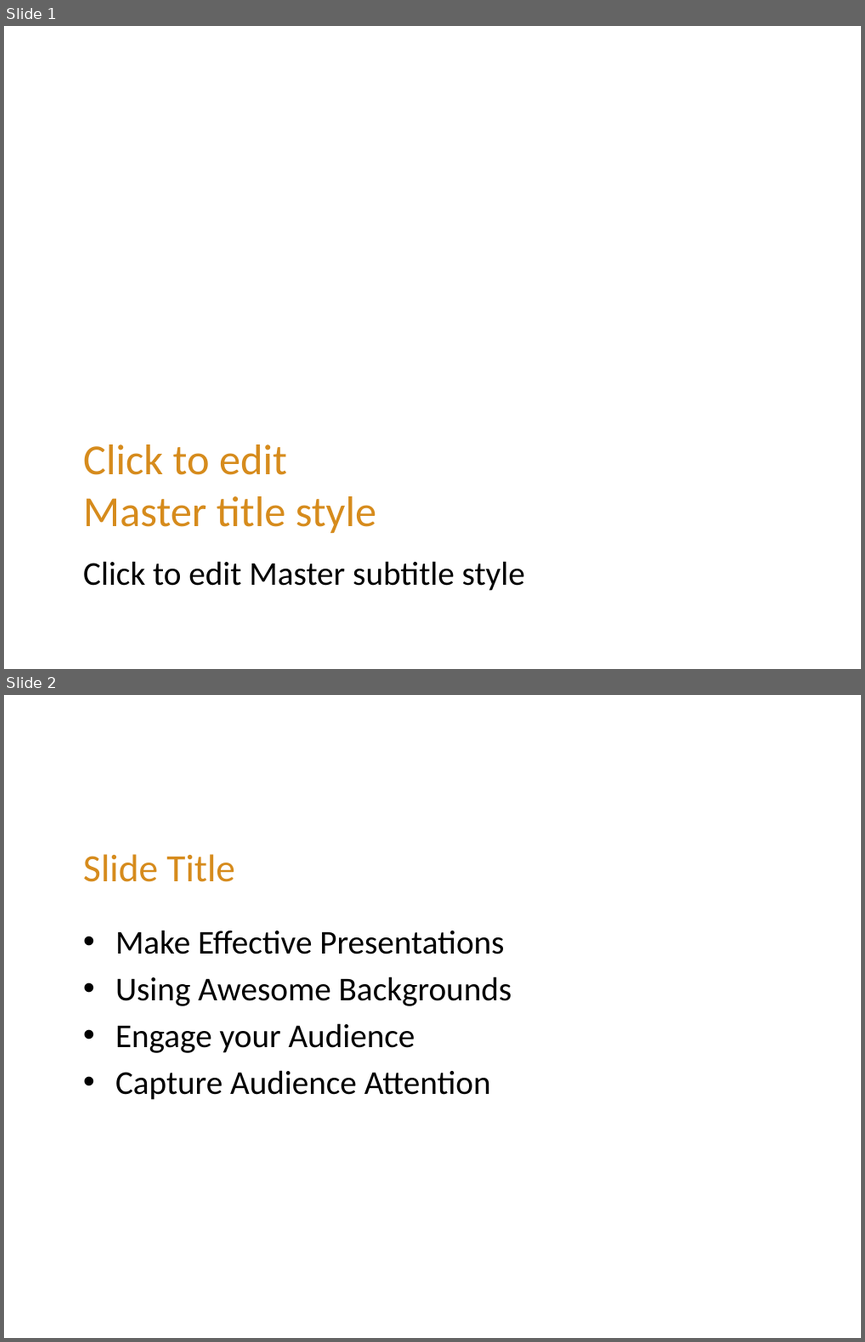
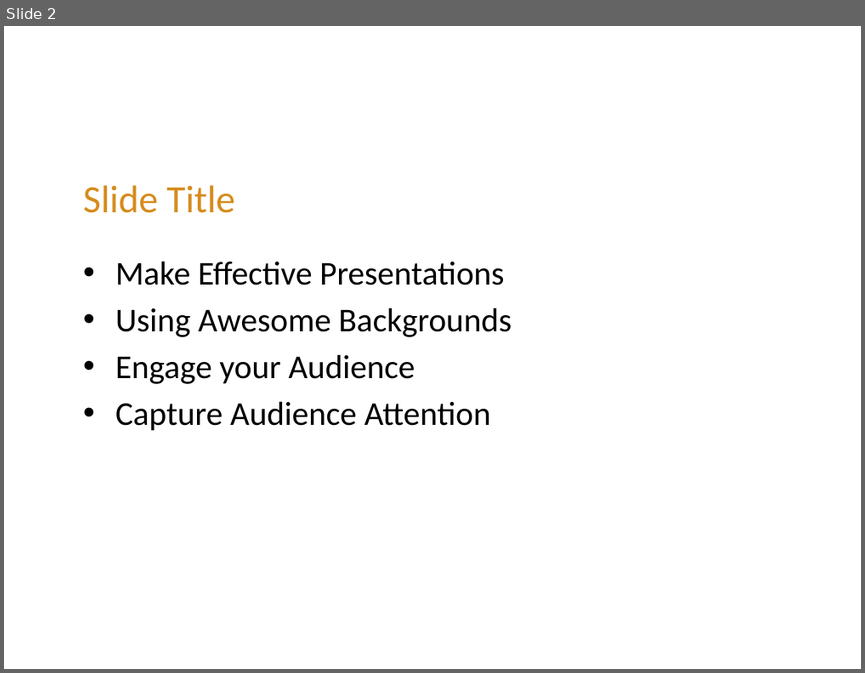
Before and after one commit to FeedMapping/Schema, a slide deck: slide/ppt/Mapping-Out.pptx. Shown one above the other, each under a label of ours: slides 1 and 2 before the commit, slide 2 after it. The pictures are 865x1342 and 865x673 pixels, drawn with LibreOffice and Linux fonts; fonts in the diff are those of the drawing; background and template pictures are left out. Boxes give left, top, right and bottom in pixels: in the first picture for what was removed or moved away, otherwise in the second. Text is boxed around its words. In the diff, an @@ line names an element or a change of style, - is before the commit and + after.

```diff
--- a/slide/ppt/Mapping-Out.pptx
+++ b/slide/ppt/Mapping-Out.pptx
@@ slide 1 removed at [4,26,861,669], background picture (left out) @@
@@ title removed at [83,444,376,533] @@
-Click to edit
-Master title style
@@ subtitle removed at [83,561,525,590] @@
-Click to edit Master subtitle style
```
Also in this commit, not shown: 26 slides added, 1 other slide removed, 1 other file.
